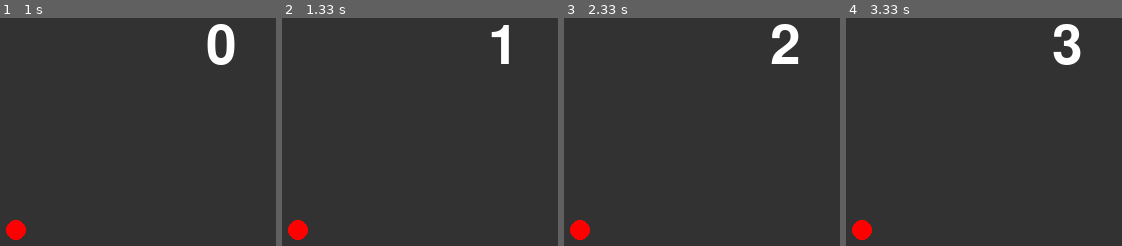
Above: before the commit, frames 1-4 (left to right).
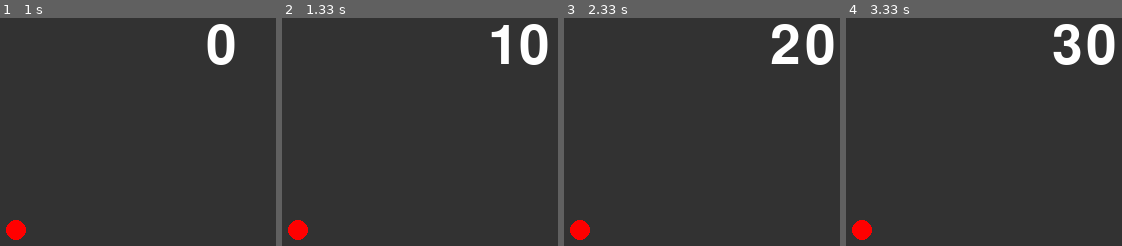
Above: after the commit, the same moments.

Repository: c0a2411360/ProjExD_1
Game: pygame game, started from pygame_system.py
Two runs of this game, one before a commit and one after it. Both use one fixed random seed, a clock stepped at 60 frames per second and the inputs below.
Inputs:
- Up to frame 1 (1 s): no input
- Up to frame 2 (1.33 s): no input
- Up to frame 3 (2.33 s): no input
- Up to frame 4 (3.33 s): no input

Frame 1 is identical in both runs. In frame 2, 1.1% of the frame differs, in the area x 86-97%, y 2-21%; in frame 3, 1.1%; in frame 4, 1.1%.

Commit message:
FPS変更

Diff:
--- a/pygame_system.py
+++ b/pygame_system.py
@@ -25,7 +25,7 @@
         screen.blit(txt, [300, 200])
         screen.blit(enn, [100, 400])
         pg.display.update()
-        tmr += 1
+        tmr += 10
         clock.tick(1)
 
 
